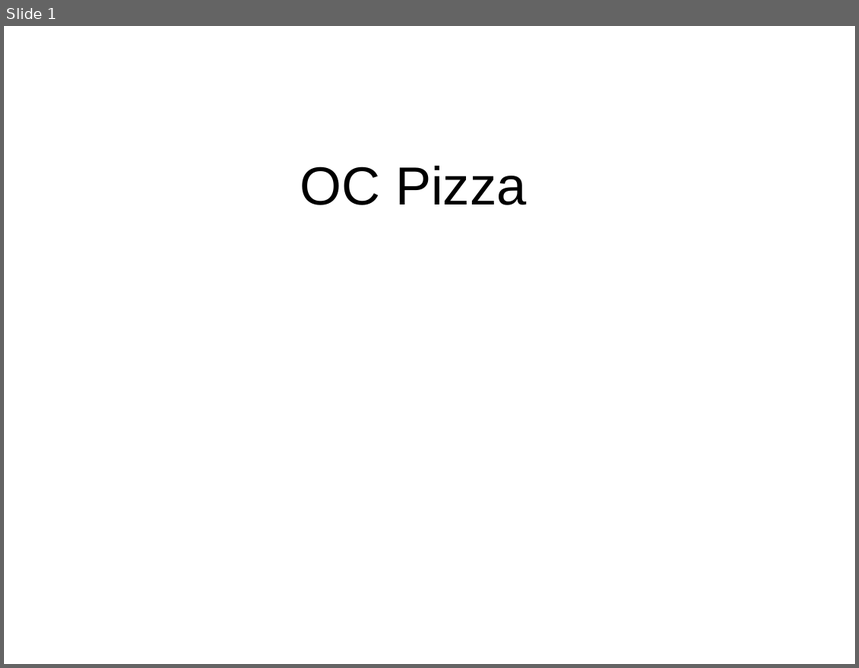
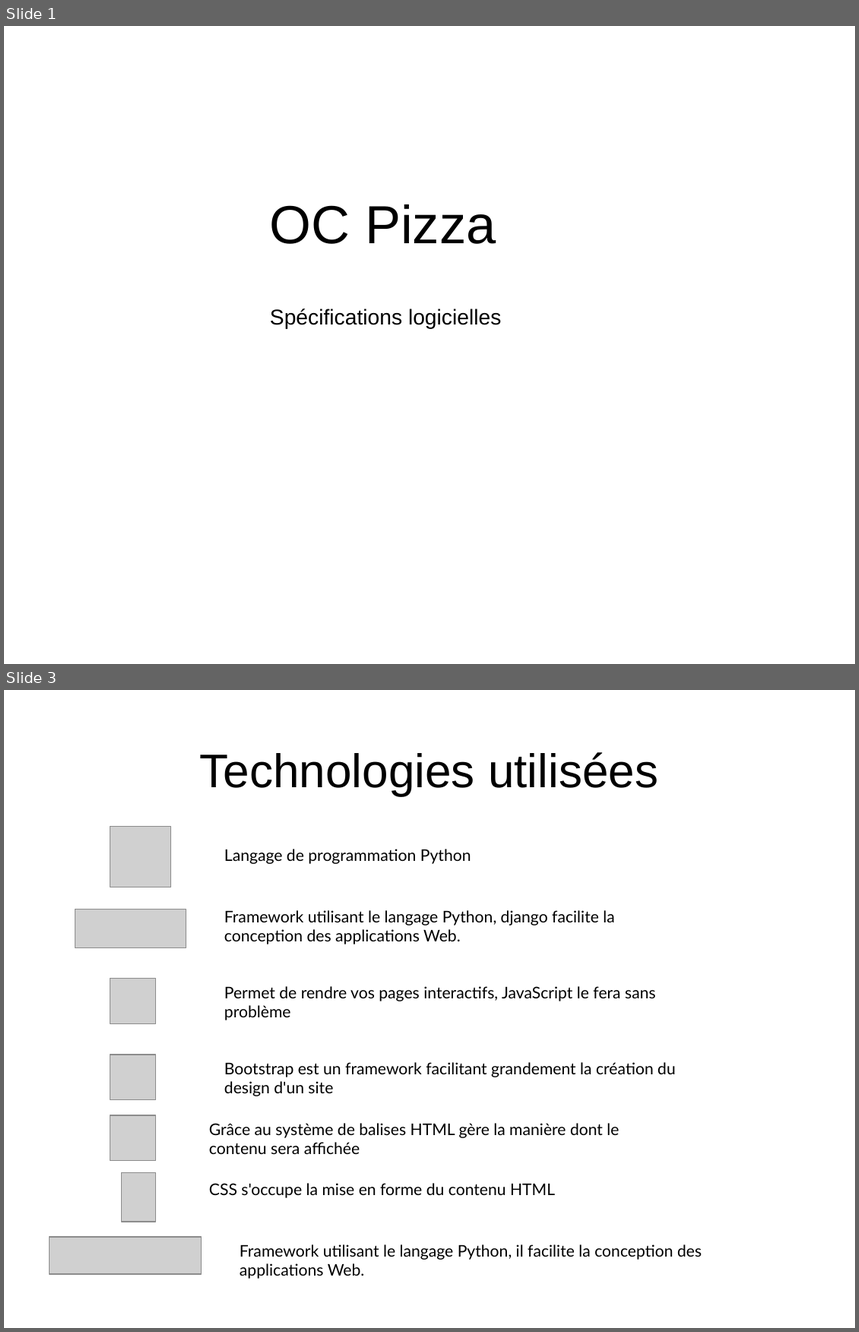
Before and after one commit to Hyperyon/p4-OCPizza, a slide deck: Présentation.odp. Shown one above the other, each under a label of ours: slide 1 before the commit, slides 1 and 3 after it; the slides between them are not shown. The pictures are 859x668 and 859x1332 pixels, drawn with LibreOffice and Linux fonts; fonts in the diff are those of the drawing; grey boxes stand for pictures. Boxes give left, top, right and bottom in pixels: in the first picture for what was removed or moved away, otherwise in the second. Text is boxed around its words. In the diff, an @@ line names an element or a change of style, - is before the commit and + after.

```diff
--- a/Présentation.odp
+++ b/Présentation.odp
@@ slide 3 added at (4,690,855,1328), background #FFFFFF @@
@@ title added at (200,752,658,796), 44 pt, text #000000 @@
+Technologies utilisées
@@ picture added at (110,827,172,888) @@
@@ text added at (224,849,471,864), 15 pt, text #000000 @@
+Langage de programmation Python
@@ picture added at (75,910,186,948) @@
@@ text added at (224,910,615,945), 15 pt, text #000000 @@
+Framework utilisant le langage Python, django facilite la conception des applications Web.
@@ picture added at (110,979,156,1024) @@
@@ text added at (224,986,656,1021), 15 pt, text #000000 @@
+Permet de rendre vos pages interactifs, JavaScript le fera sans problème
@@ picture added at (110,1055,156,1100) @@
@@ text added at (224,1062,676,1097), 15 pt, text #000000 @@
+Bootstrap est un framework facilitant grandement la création du design d'un site
@@ picture added at (110,1116,156,1161) @@
@@ text added at (209,1123,619,1154), 15 pt, text #000000 @@
+Grâce au système de balises HTML gère la manière dont le contenu sera affichée
@@ picture added at (121,1173,156,1222) @@
@@ text added at (209,1183,555,1198), 15 pt, text #000000 @@
+CSS s'occupe la mise en forme du contenu HTML
@@ picture added at (50,1238,202,1274) @@
@@ text added at (240,1245,702,1279), 15 pt, text #000000 @@
+Framework utilisant le langage Python, il facilite la conception des applications Web.
@@ slide 1 changed as well @@
@@ text "OC Pizza": place and size @@
-text "OC Pizza" at (300,166,526,205)
+text "OC Pizza" at (270,205,496,244)
@@ text added at (270,309,501,329), 20 pt, text #000000 @@
+Spécifications logicielles
```
Also in this commit, not shown: 1 other slide changed, 1 slide removed, 1 other file.
